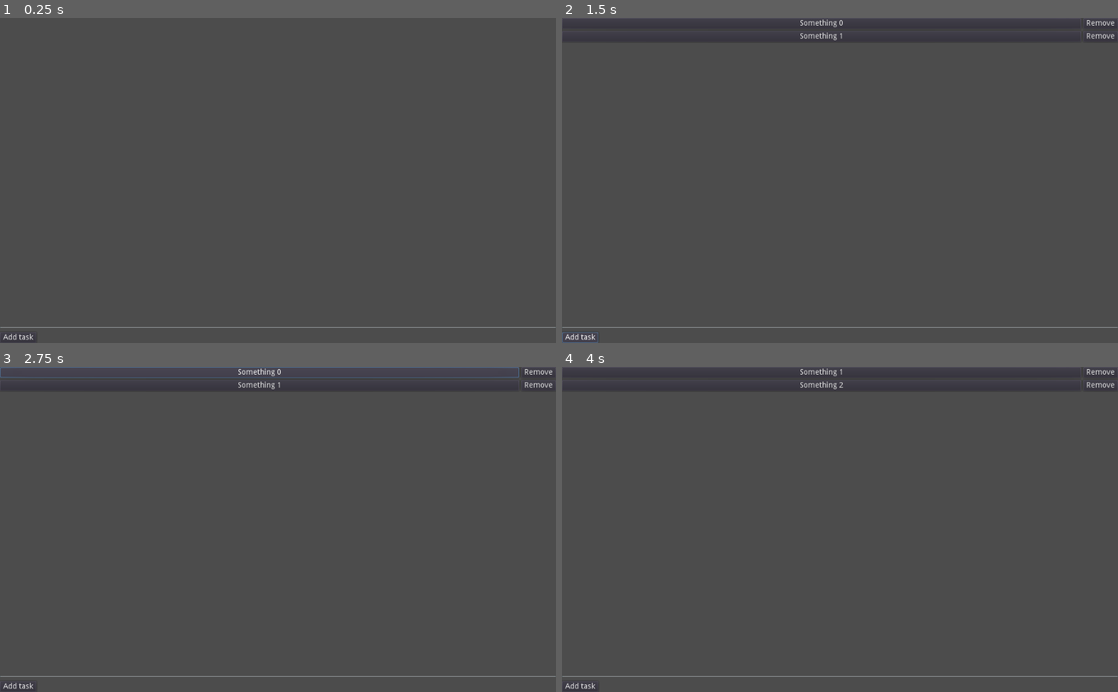
Above: before the commit, frames 1-4 (two rows, left to right).
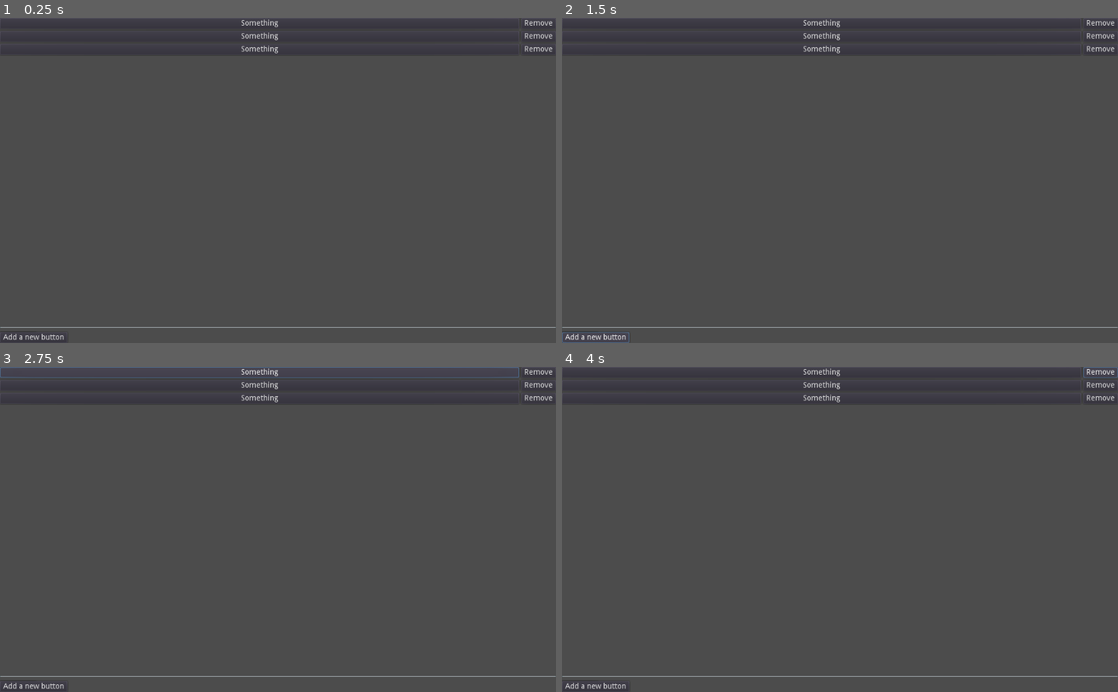
Above: after the commit, the same moments.

Repository: ghsoares/ReactGD
Game: Godot game, scene res://Scenes/Test3.tscn
Two runs of this game, one before a commit and one after it. Both use one fixed random seed, a clock stepped at 60 frames per second and the inputs below. The project has no main scene, so this scene is started directly.
Inputs (mouse positions are in pixels of both pictures, inside the frame that each line leads up to):
- Up to frame 1 (0.25 s): no input
- Up to frame 2 (1.5 s): click "Add task" (after the commit: "Add a new button") at 0.5 s; click (595, 336) at 1.25 s, where only the run after the commit has a clickable "Add a new button"
- Up to frame 3 (2.75 s): click (261, 373) at 2 s, where only the run before the commit has a clickable "Something 0"
- Up to frame 4 (4 s): click "Add task" at 2.75 s; click "Remove" at 3.5 s

The runs differ from the first frame. In frame 1, 0.4% of the frame differs, in the area x 3-100%, y 0-100%; in frame 2, 0.4%; in frame 3, 0.4%; in frame 4, 0.4%.

Commit message:
Added script template

Diff:
--- a/Scenes/Test3.tscn
+++ b/Scenes/Test3.tscn
@@ -12,7 +12,6 @@
 script = ExtResource( 1 )
 
 [node name="Concept" type="Control" parent="."]
-visible = false
 anchor_right = 1.0
 anchor_bottom = 1.0
 
--- /dev/null
+++ b/script_templates/ReactComponent.gd
@@ -0,0 +1,31 @@
+extends %BASE%
+
+# Declare member variables here. Examples:
+# var a%INT_TYPE% = 2
+# var b%STRING_TYPE% = "text"
+
+# Called when this node enters the tree
+func _enter_tree() -> void:
+	# Initialize this node as component
+	ReactGD.component_init(self)
+
+# Called every frame
+func _process(_delta%FLOAT_TYPE%) -> void:
+	# Update the component
+	ReactGD.component_update(self)
+
+# Called to start this component
+func component_start() -> void:
+	# Insert things to do when this component starts
+	pass
+
+# Called to render this component, return a dictionary
+func component_render() -> Dictionary:
+	return {
+		0: {
+			"type": Button,
+			"props": {
+				"text": "Hello World!"
+			}
+		}
+	}
Not shown, added: .gdignore
Not shown, changed: readme.md
